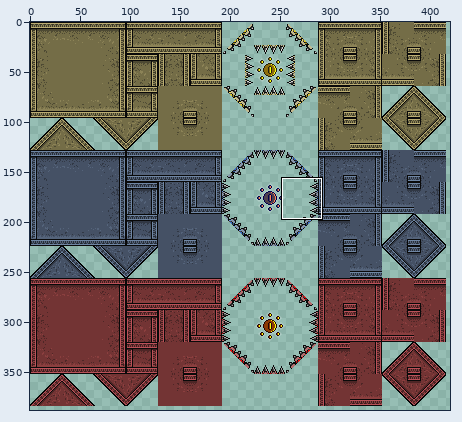
Sprite sheet, stored at Assets/Maps/tileset.png. Above, an overview of the earlier version with the close-up marked.
Close-up. First the earlier version:
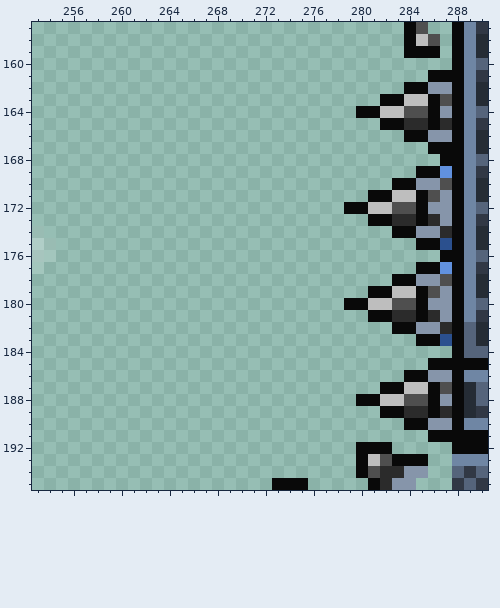
The file is 512x512 pixels. Pixels under 10% opacity are left out. Colours within 5 levels of each other are drawn and written as one. Shown: x 253..290, y 157..195. The wide view leaves out empty margins. The commit also changed other parts of the picture, which this record leaves out.
The result:
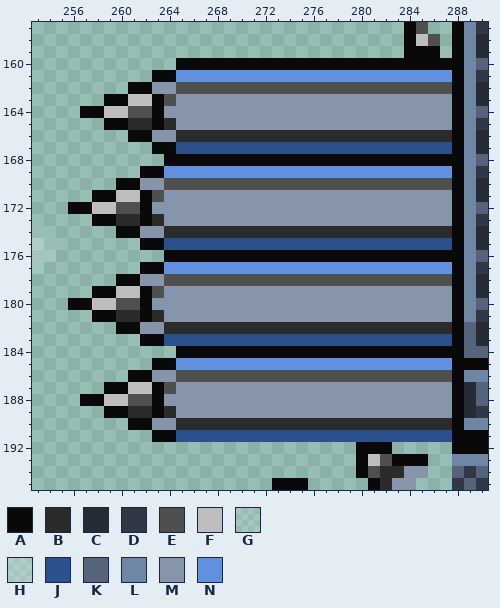
Palette (. is transparent): A #090909  B #2b2b2b  C #252c35  D #313845  E #4f4f4f  F #bebebe  G #ffffff20  H #ffffff40  J #2b508e  K #55647b  L #6f86a4  M #8695aa  N #6191de
Change:
Changed rows in their new state; - is an unchanged pixel.
first column x 256:
160 ---------AAAAAAAAAAAAAAAAAAAAAAA
161 -------AANNNNNNNNNNNNNNNNNNNNNNN
162 -----AAMMEEEEEEEEEEEEEEEEEEEEEEE
163 ---AAFFAEMMMMMMMMMMMMMMMMMMMMMMM
164 -AAFFEEAMMMMMMMMMMMMMMMMMMMMMMM-
165 ---AABBABMMMMMMMMMMMMMMMMMMMMMMM
166 -----AAMMBBBBBBBBBBBBBBBBBBBBBBB
167 -------AAJJJJJJJJJJJJJJJJJJJJJJJ
168 --------AAAAAAAAAAAAAAAAAAAAAAA-
169 ------AANNNNNNNNNNNNNNNNNNNNNNN-
170 ----AAMMEEEEEEEEEEEEEEEEEEEEEEE-
171 --AAFFAEMMMMMMMMMMMMMMMMMMMMMMM-
172 AAFFEEAMMMMMMMMMMMMMMMMMMMMMMM--
173 --AABBABMMMMMMMMMMMMMMMMMMMMMMM-
174 ----AAMMBBBBBBBBBBBBBBBBBBBBBBB-
175 ------AAJJJJJJJJJJJJJJJJJJJJJJJ-
176 --------AAAAAAAAAAAAAAAAAAAAAAA-
177 ------AANNNNNNNNNNNNNNNNNNNNNNN-
178 ----AAMMEEEEEEEEEEEEEEEEEEEEEEE-
179 --AAFFAEMMMMMMMMMMMMMMMMMMMMMMM-
180 AAFFEEAMMMMMMMMMMMMMMMMMMMMMMM--
181 --AABBABMMMMMMMMMMMMMMMMMMMMMMM-
182 ----AAMMBBBBBBBBBBBBBBBBBBBBBBB-
183 ------AAJJJJJJJJJJJJJJJJJJJJJJJ-
184 ---------AAAAAAAAAAAAAAAAAAAAAAA
185 -------AANNNNNNNNNNNNNNNNNNNNNNN
186 -----AAMMEEEEEEEEEEEEEEEEEEEEEEE
187 ---AAFFAEMMMMMMMMMMMMMMMMMMMMMMM
188 -AAFFEEAMMMMMMMMMMMMMMMMMMMMMMM-
189 ---AABBABMMMMMMMMMMMMMMMMMMMMMMM
190 -----AAMMBBBBBBBBBBBBBBBBBBBBBBB
191 -------AAJJJJJJJJJJJJJJJJJJJJJJJ
